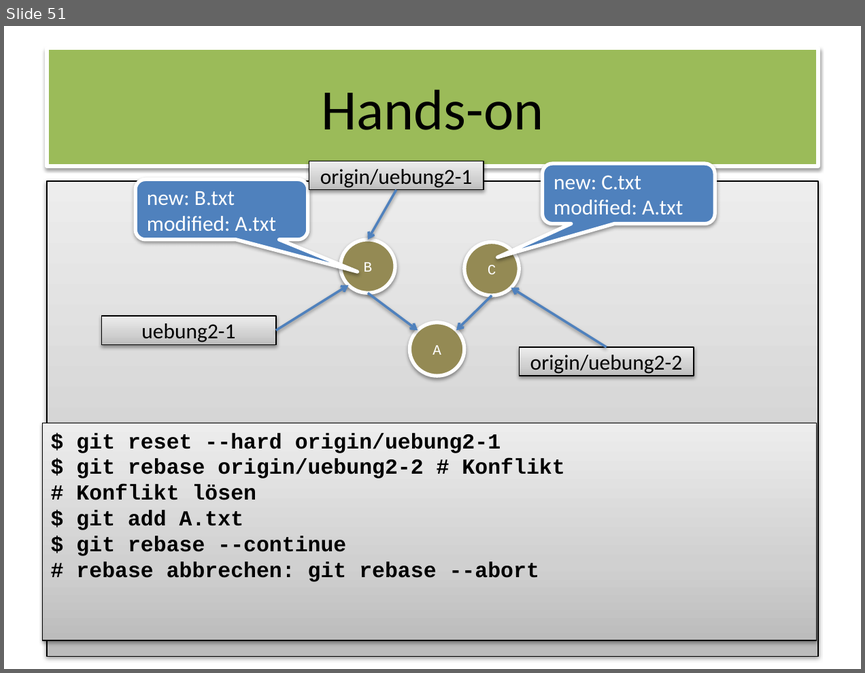
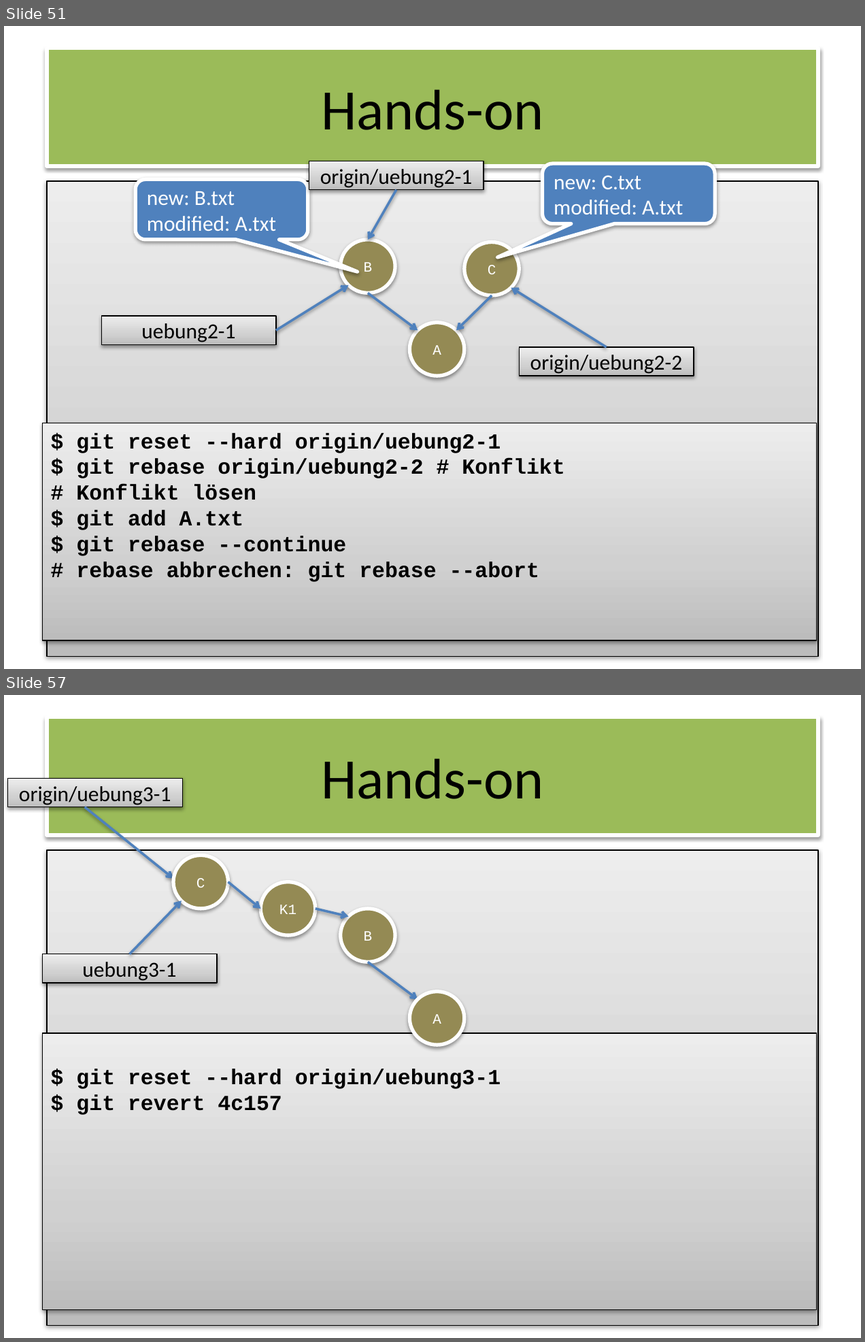
Before and after one commit to owidder/git-wks, a slide deck: git-wks.pptx. Shown one above the other, each under a label of ours: slide 51 before the commit, slides 51 and 57 after it; the slides between them are not shown. The pictures are 865x673 and 865x1342 pixels, drawn with LibreOffice and Linux fonts; fonts in the diff are those of the drawing. Boxes give left, top, right and bottom in pixels: in the first picture for what was removed or moved away, otherwise in the second. Text is boxed around its words. In the diff, an @@ line names an element or a change of style, - is before the commit and + after.

Commit message:
new chapter 'Cherry-Pick' + 'Revert'

```diff
--- a/git-wks.pptx
+++ b/git-wks.pptx
@@ slide 57 added at (4, 695, 861, 1338), background #FFFFFF; not listed: 2 template elements that a slide beside it also shows @@
@@ rectangle added at (7, 778, 182, 807), fill gradient #BDBDBD to #D1D1D1 to #EEEEEE, outline #000000 0.75 pt, 18 pt, text #000000 @@
+origin/uebung3-1
@@ arrow added from (84, 807) to (173, 879), #4F81BD 2 pt @@
@@ ellipse added at (173, 855, 228, 909), fill #948A54, outline #FFFFFF 3 pt, 12 pt, text #FFFFFF @@
+C
@@ arrow added from (228, 882) to (260, 909), #4F81BD 2 pt @@
@@ ellipse added at (260, 882, 315, 935), fill #948A54, outline #FFFFFF 3 pt, 12 pt, text #FFFFFF @@
+K1
@@ arrow added from (130, 954) to (181, 900), #4F81BD 2 pt @@
@@ arrow added from (315, 909) to (349, 916), #4F81BD 2 pt @@
@@ ellipse added at (341, 909, 396, 962), fill #948A54, outline #FFFFFF 3 pt, 12 pt, text #FFFFFF @@
+B
@@ rectangle added at (43, 954, 218, 983), fill gradient #BDBDBD to #D1D1D1 to #EEEEEE, outline #000000 0.75 pt, 18 pt, text #000000 @@
+uebung3-1
@@ arrow added from (368, 962) to (418, 999), #4F81BD 2 pt @@
@@ ellipse added at (409, 991, 464, 1045), fill #948A54, outline #FFFFFF 3 pt, 12 pt, text #FFFFFF @@
+A
@@ rectangle added at (43, 1032, 817, 1309), fill gradient #BDBDBD to #D1D1D1 to #EEEEEE, outline #000000 0.75 pt, 18 pt, text #000000, bold @@
+$ git reset --hard origin/uebung3-1
+$ git revert 4c157
```
Also in this commit, not shown: 7 slides changed, 5 other slides added.
